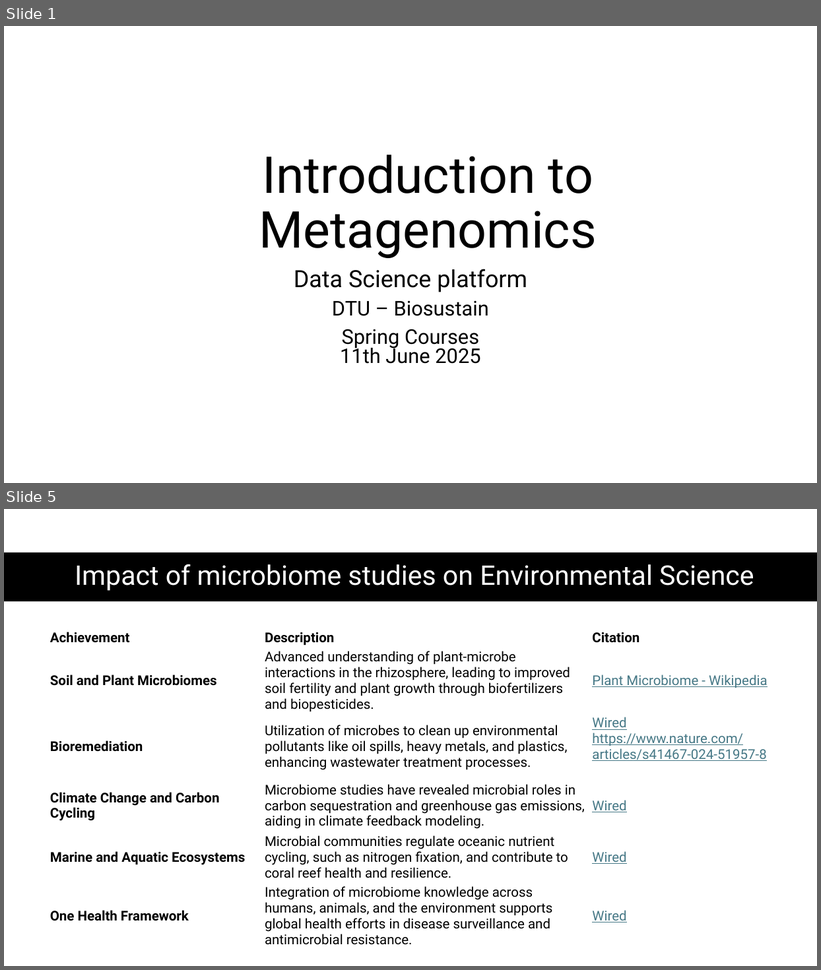
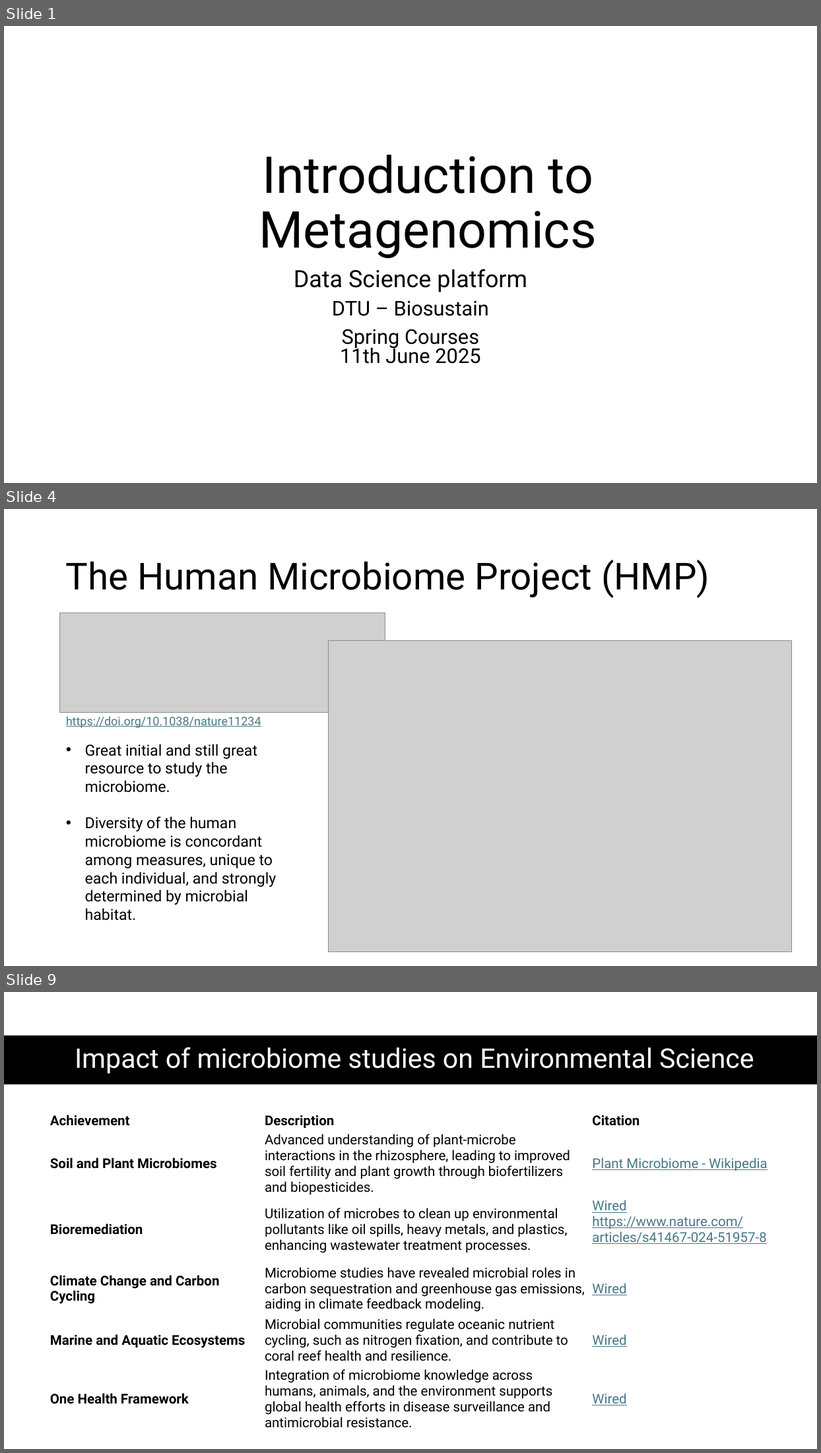
Before and after one commit to biosustain/dsp_metagenomics_training, a slide deck: course_contents/IntroMetagenomics.pptx. Shown one above the other, each under a label of ours: slides 1 and 5 before the commit, slides 1, 4 and 9 after it; the slides between them are not shown. The pictures are 821x970 and 821x1453 pixels, drawn with LibreOffice and Linux fonts; fonts in the diff are those of the drawing; grey boxes stand for pictures. Boxes give left, top, right and bottom in pixels: in the first picture for what was removed or moved away, otherwise in the second. Text is boxed around its words. In the diff, an @@ line names an element or a change of style, - is before the commit and + after.

```diff
--- a/course_contents/IntroMetagenomics.pptx
+++ b/course_contents/IntroMetagenomics.pptx
@@ slide 4 added at bbox=[4, 509, 817, 966], background #FFFFFF @@
@@ title added at bbox=[66, 560, 710, 598], 44 pt, text #000000 @@
+The Human Microbiome Project (HMP)
@@ picture added at bbox=[60, 613, 385, 713] @@
@@ picture added at bbox=[329, 641, 792, 953] @@
@@ text added at bbox=[66, 716, 261, 728], 14 pt, text #467886, underline @@
+https://doi.org/10.1038/nature11234
@@ text added at bbox=[85, 744, 276, 921], 18 pt, text #000000 @@
+• Great initial and still great resource to study the microbiome.
+• Diversity of the human microbiome is concordant among measures, unique to each individual, and strongly determined by microbial habitat.
@@ what was slide 5 is now slide 9 @@
```
Also in this commit, not shown: 7 other slides added, 3 slides removed.
